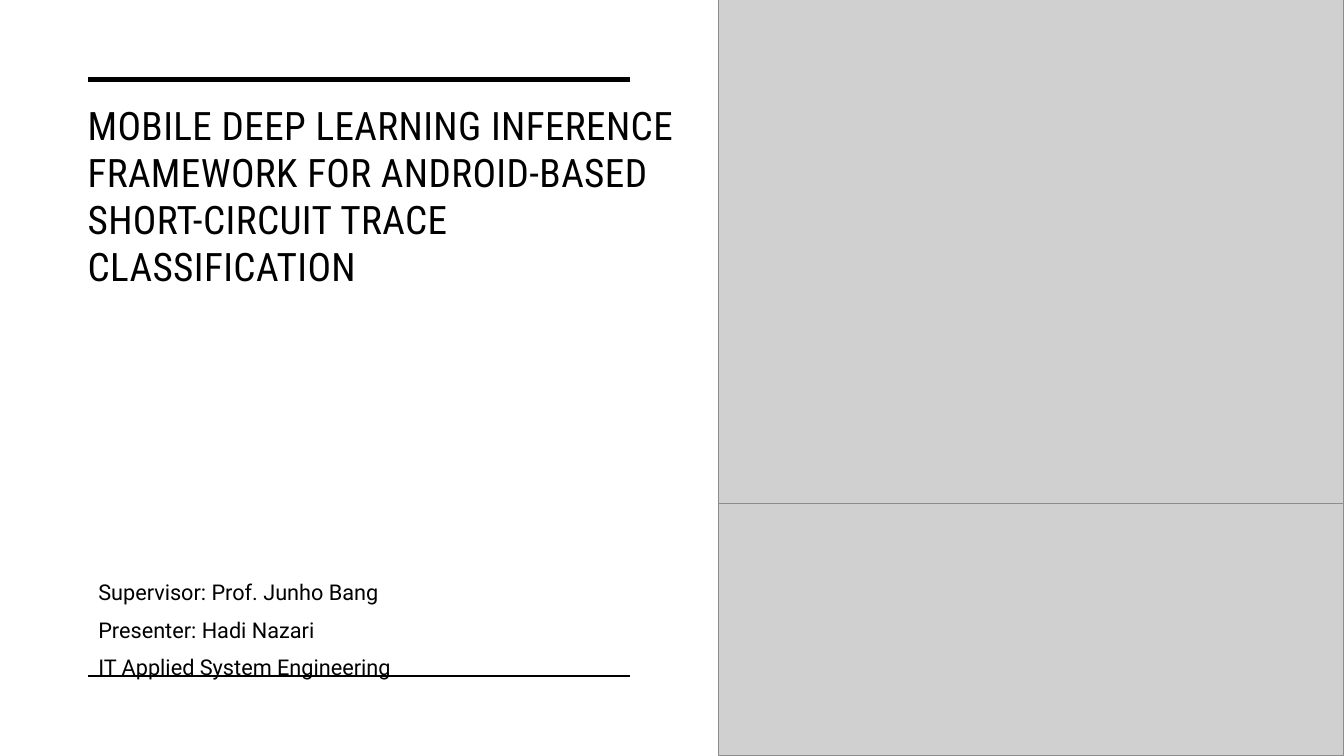
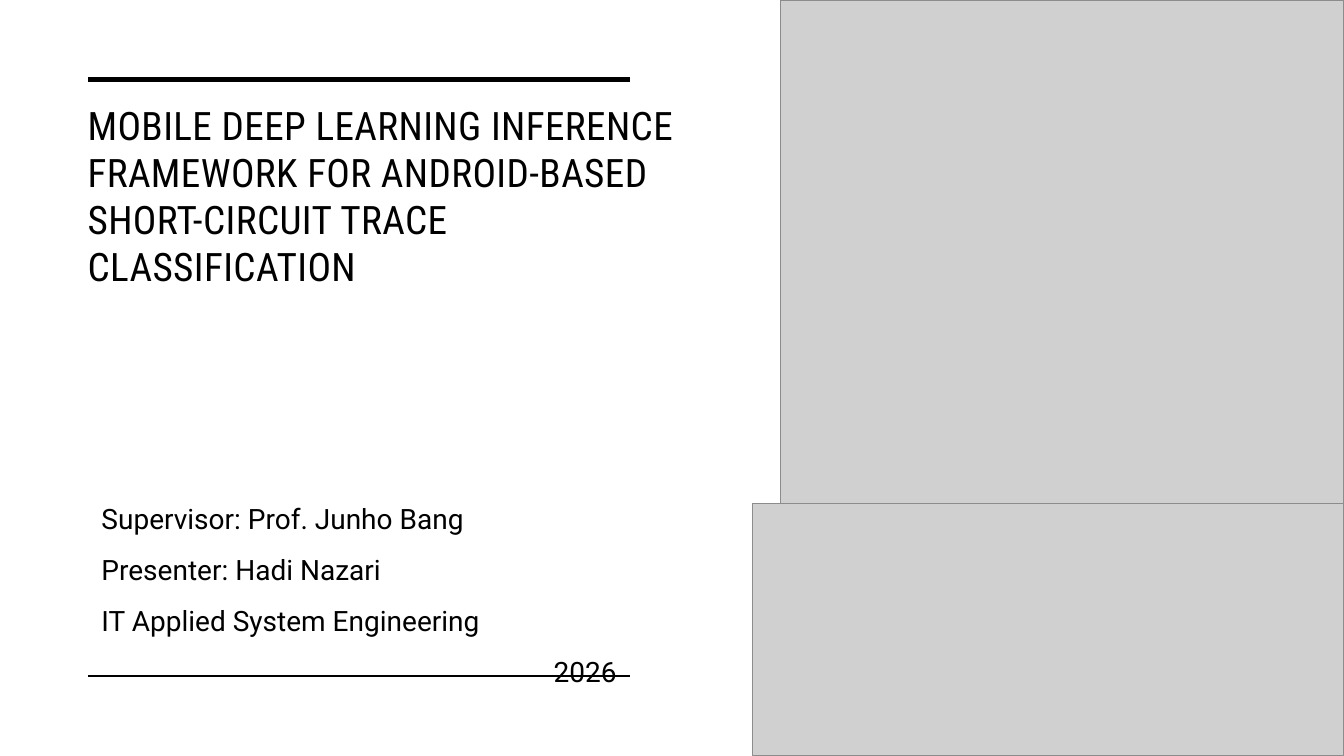
Before and after one commit to HadiNazari1/my-presentation-files-, a slide deck: slide 1 of Mobile Deep Learning Inference Framework for Android-Based Short-Circuit 1.pptx. Drawn at 1344x756 pixels with LibreOffice and Linux fonts; fonts in the diff are those of the drawing; grey boxes stand for pictures. Boxes give left, top, right and bottom in pixels: in the first picture for what was removed or moved away, otherwise in the second. Text is boxed around its words. In the diff, an @@ line names an element or a change of style, - is before the commit and + after.

```diff
--- a/Mobile Deep Learning Inference Framework for Android-Based Short-Circuit 1.pptx
+++ b/Mobile Deep Learning Inference Framework for Android-Based Short-Circuit 1.pptx
@@ picture resized from (x1=718, y1=0, x2=1344, y2=756) to (x1=781, y1=0, x2=1344, y2=677) @@
@@ subtitle "Supervisor: Prof. Junho Bang" moved from (x1=98, y1=583, x2=390, y2=680) to (x1=101, y1=507, x2=617, y2=683) @@
@@ subtitle at (x1=101, y1=507, x2=480, y2=637): size 15.5 to 20 pt; line spacing 0.9 to 1.1 @@
@@ picture resized from (x1=718, y1=503, x2=1344, y2=756) to (x1=752, y1=503, x2=1344, y2=756) @@
@@ subtitle at (x1=554, y1=661, x2=617, y2=683): paragraph added @@
+2026
```
Also in this commit, not shown: 7 other slides changed, 5 slides added, 1 other file.
